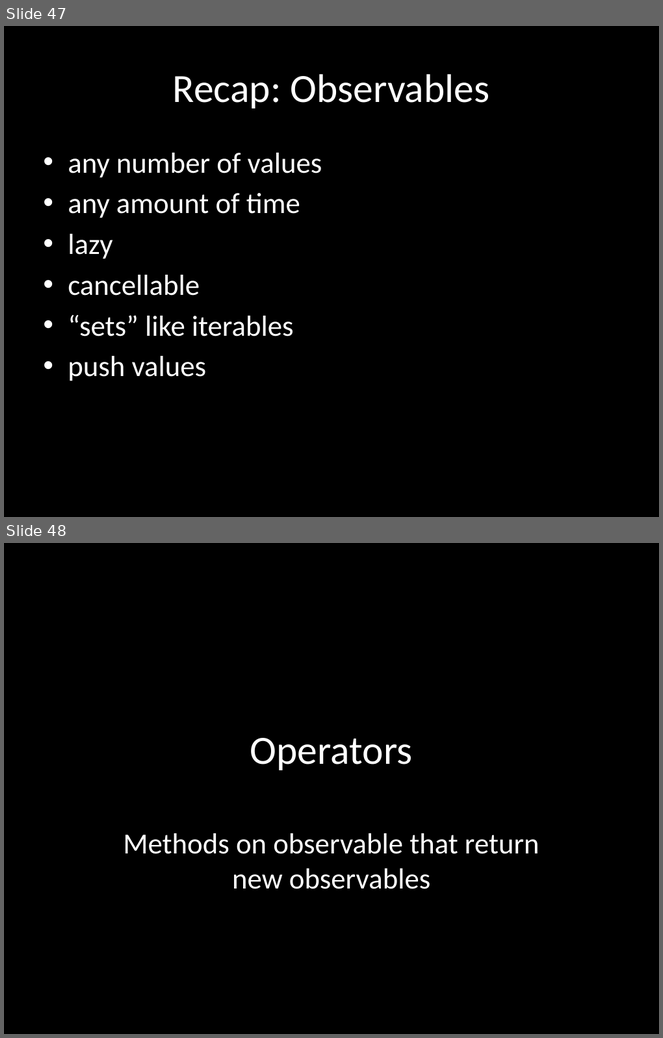
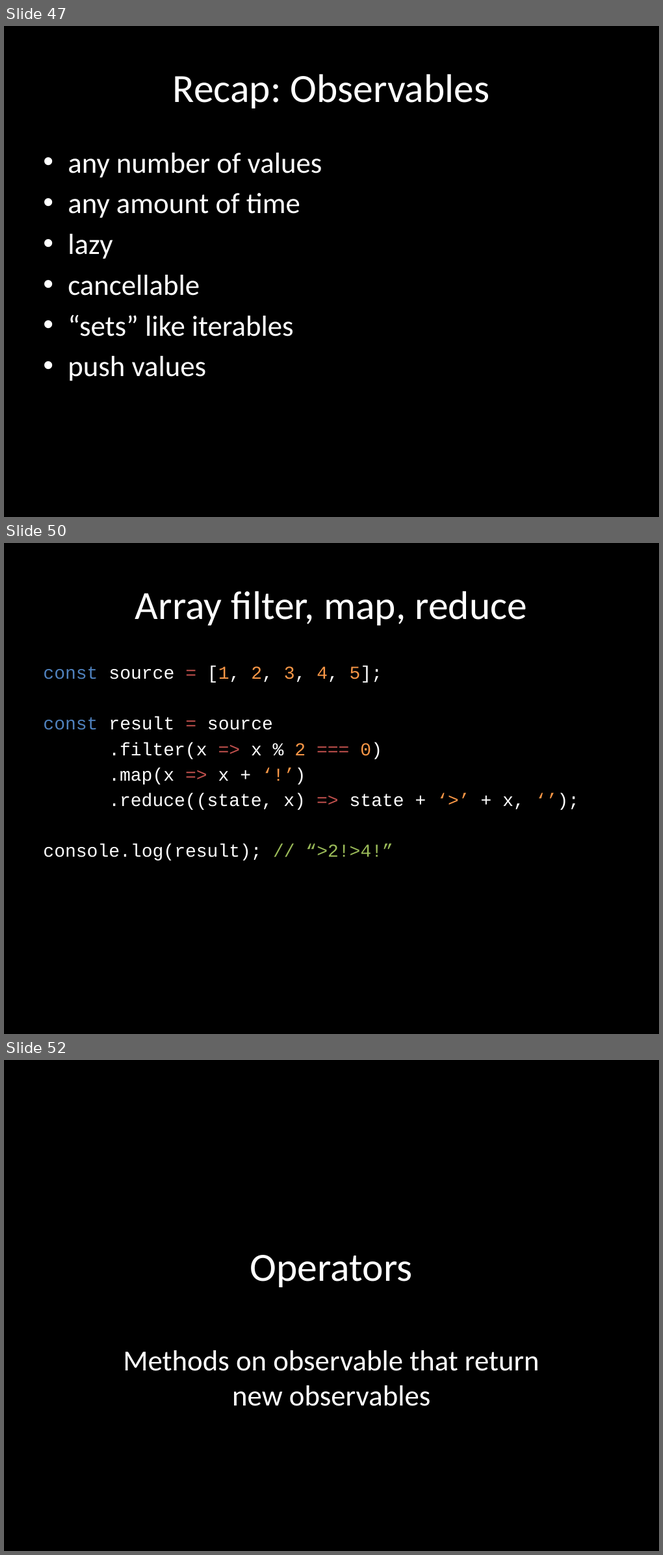
Before and after one commit to benlesh/rxjs-workshop-angular, a slide deck: rxjs-workshop.pptx. Shown one above the other, each under a label of ours: slides 47 and 48 before the commit, slides 47, 50 and 52 after it; the slides between them are not shown. The pictures are 663x1038 and 663x1555 pixels, drawn with LibreOffice and Linux fonts; fonts in the diff are those of the drawing. Boxes give left, top, right and bottom in pixels: in the first picture for what was removed or moved away, otherwise in the second. Text is boxed around its words. In the diff, an @@ line names an element or a change of style, - is before the commit and + after.

Commit message:
add array exercises

```diff
--- a/rxjs-workshop.pptx
+++ b/rxjs-workshop.pptx
@@ slide 50 added at (4, 543, 659, 1034), background #000000 @@
@@ title added at (135, 591, 527, 626), 44 pt, text #FFFFFF @@
+Array filter, map, reduce
@@ text added at (43, 666, 525, 861), 20 pt, text #FFFFFF @@
+const source = [1, 2, 3, 4, 5];
+const result = source
+.filter(x => x % 2 === 0)
+.map(x => x + ‘!’)
+.reduce((state, x) => state + ‘>’ + x, ‘’);
+console.log(result); // “>2!>4!”
@@ what was slide 48 is now slide 52 @@
```
Also in this commit, not shown: 3 other slides added, 13 other files.
